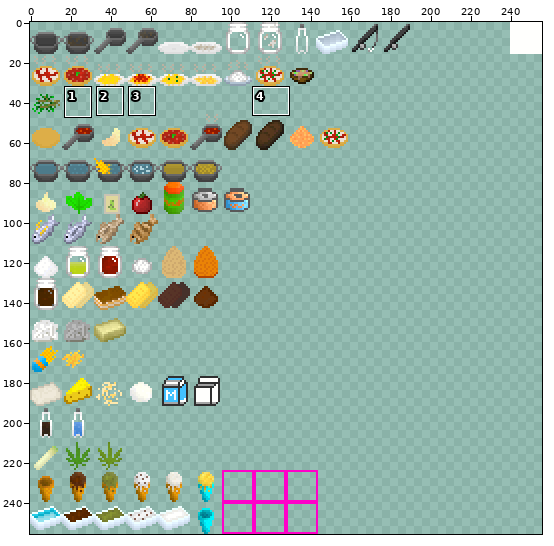
One commit to this sprite sheet: com/rgbcraft/gastronomod/textures/items.png. Above: a wide view before the commit, with the close-up outlined.
Close-up. The starting point:
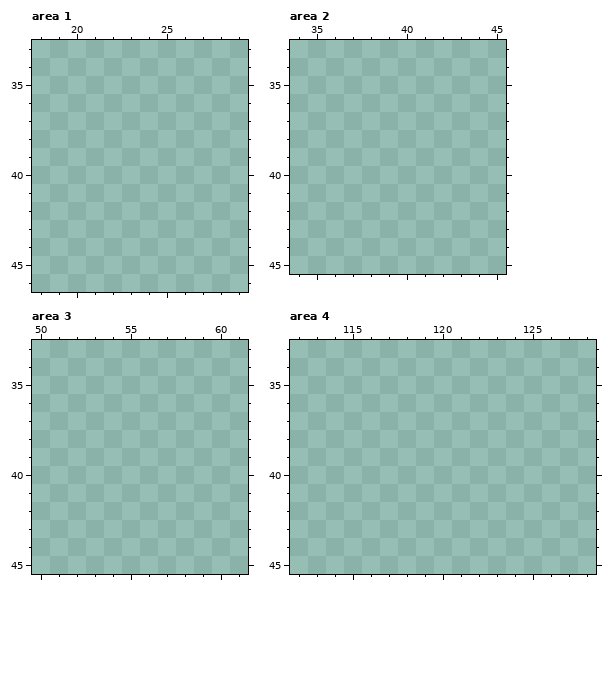
The file is 256x256 pixels. Pixels under 10% opacity are left out. Colours within 5 levels of each other are drawn and written as one. Shown: area 1: x 18..29, y 33..46; area 2: x 34..45, y 33..45; area 3: x 50..61, y 33..45; area 4: x 112..128, y 33..45. The commit also changed other parts of the picture, which this record leaves out.
The result:
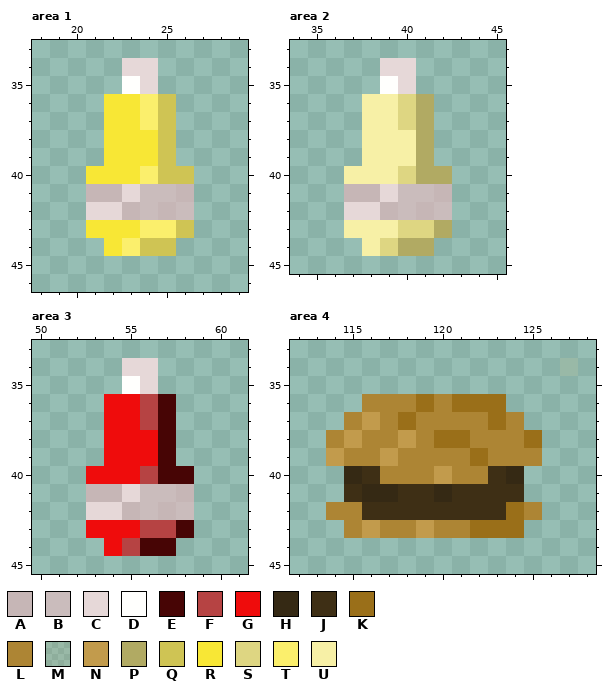
Palette (. is transparent): A #c6b6b6  B #cabcbc  C #e6d8d8  D #fffffd  E #470505  F #b64343  G #ef0c0c  H #352914  J #3e2f15  K #9a6f19  L #ad8534  M #b189311a  N #c29b4c  P #b1aa63  Q #cfc454  R #f8e735  S #ded682  T #fbef6c  U #f7f0a6
The exact change:
Area 1:
Colour A now appears in row 41 at x 21 to 22 and 26; in row 42 at x 23 and 25.
Colour B now appears in row 41 at x 24 to 25; in row 42 at x 24 and 26.
Colour C now appears in row 34 at x 23 to 24; in row 35 at x 24; in row 41 at x 23; in row 42 at x 21 to 22.
Colour D now appears in row 35 at x 23.
Colour Q now appears in rows 36 to 39 at x 25; in row 40 at x 25 to 26; in row 43 at x 26; in row 44 at x 24 to 25.
Colour R now appears in rows 36 to 37 at x 22 to 23; in rows 38 to 39 at x 22 to 24; in row 40 at x 21 to 23; in row 43 at x 21 to 23; in row 44 at x 22.
Colour T now appears in rows 36 to 37 at x 24; in row 40 at x 24; in row 43 at x 24 to 25; in row 44 at x 23.
Area 2:
Colour A now appears in row 41 at x 37 to 38 and 42; in row 42 at x 39 and 41.
Colour B now appears in row 41 at x 40 to 41; in row 42 at x 40 and 42.
Colour C now appears in row 34 at x 39 to 40; in row 35 at x 40; in row 41 at x 39; in row 42 at x 37 to 38.
Colour D now appears in row 35 at x 39.
Colour P now appears in rows 36 to 39 at x 41; in row 40 at x 41 to 42; in row 43 at x 42; in row 44 at x 40 to 41.
Colour S now appears in rows 36 to 37 at x 40; in row 40 at x 40; in row 43 at x 40 to 41; in row 44 at x 39.
Colour U now appears in rows 36 to 37 at x 38 to 39; in rows 38 to 39 at x 38 to 40; in row 40 at x 37 to 39; in row 43 at x 37 to 39; in row 44 at x 38.
Area 3:
Colour A now appears in row 41 at x 53 to 54 and 58; in row 42 at x 55 and 57.
Colour B now appears in row 41 at x 56 to 57; in row 42 at x 56 and 58.
Colour C now appears in row 34 at x 55 to 56; in row 35 at x 56; in row 41 at x 55; in row 42 at x 53 to 54.
Colour D now appears in row 35 at x 55.
Colour E now appears in rows 36 to 39 at x 57; in row 40 at x 57 to 58; in row 43 at x 58; in row 44 at x 56 to 57.
Colour F now appears in rows 36 to 37 at x 56; in row 40 at x 56; in row 43 at x 56 to 57; in row 44 at x 55.
Colour G now appears in rows 36 to 37 at x 54 to 55; in rows 38 to 39 at x 54 to 56; in row 40 at x 53 to 55; in row 43 at x 53 to 55; in row 44 at x 54.
Area 4:
Colour H now appears in row 40 at x 115 and 124; in row 41 at x 116 to 117 and 120.
Colour J now appears in row 40 at x 116 and 123; in row 41 at x 115, 118 to 119 and 121 to 124; in row 42 at x 116 to 123.
Colour K now appears in row 36 at x 119 and 121 to 123; in row 37 at x 118 and 123; in row 38 at x 120 to 121 and 125; in row 39 at x 122; in row 42 at x 124; in row 43 at x 122 to 124.
Colour L now appears in row 36 at x 116 to 118 and 120; in row 37 at x 115, 117, 119 to 122 and 124; in row 38 at x 114, 116 to 117, 119 and 122 to 124; in row 39 at x 115 to 116, 118 to 121 and 123 to 125; in row 40 at x 117 to 119 and 121 to 122; in row 42 at x 114 to 115 and 125.
Colour L now appears in row 43 at x 115, 117 to 118 and 120 to 121.
Colour M now appears in row 34 at x 127.
Colour N now appears in row 37 at x 116; in row 38 at x 115 and 118; in row 39 at x 114 and 117; in row 40 at x 120; in row 43 at x 116 and 119.
Changed places in both close-ups, as pixel boxes (x1, y1, x2, y2):
added: (86, 58, 194, 256)
added: (344, 58, 452, 256)
added: (86, 358, 194, 556)
added: (326, 358, 578, 538)
